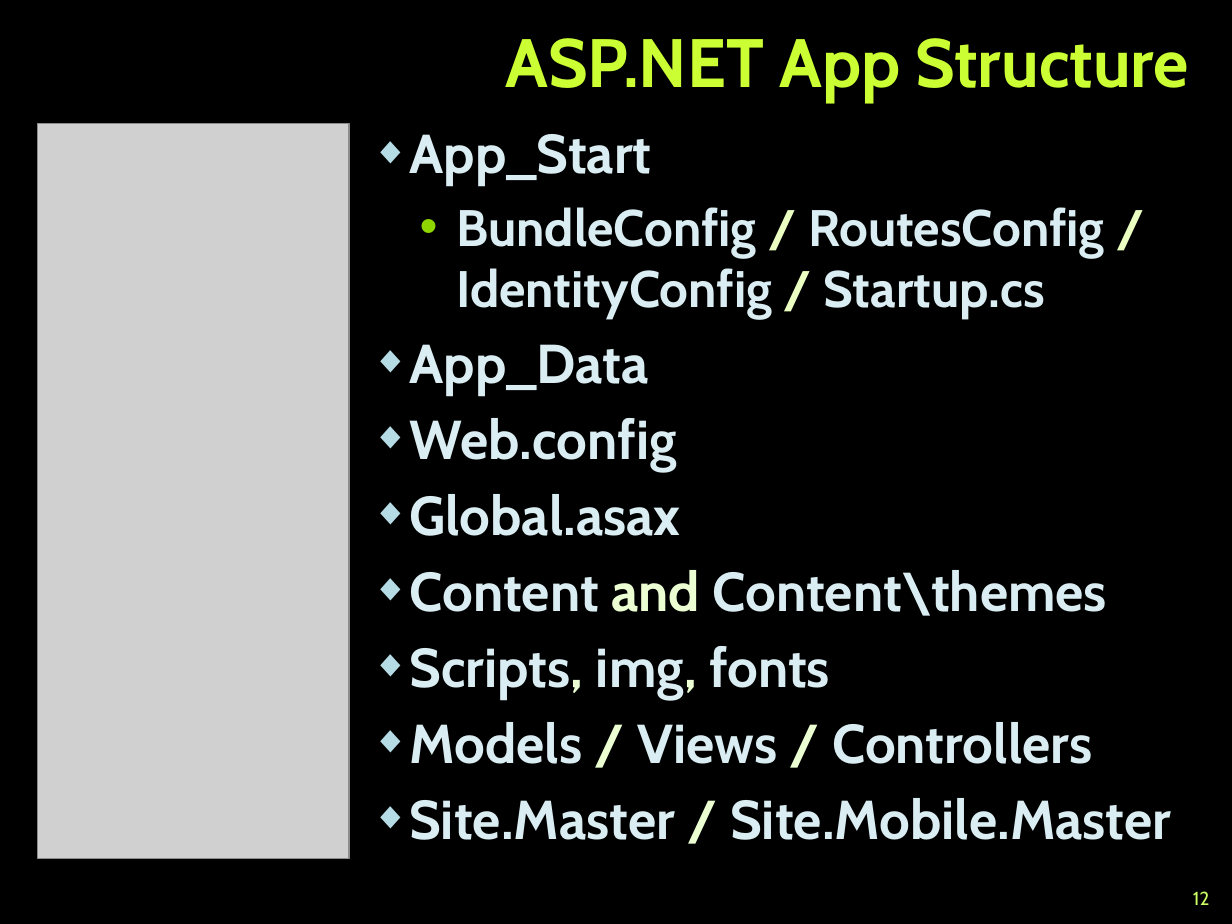
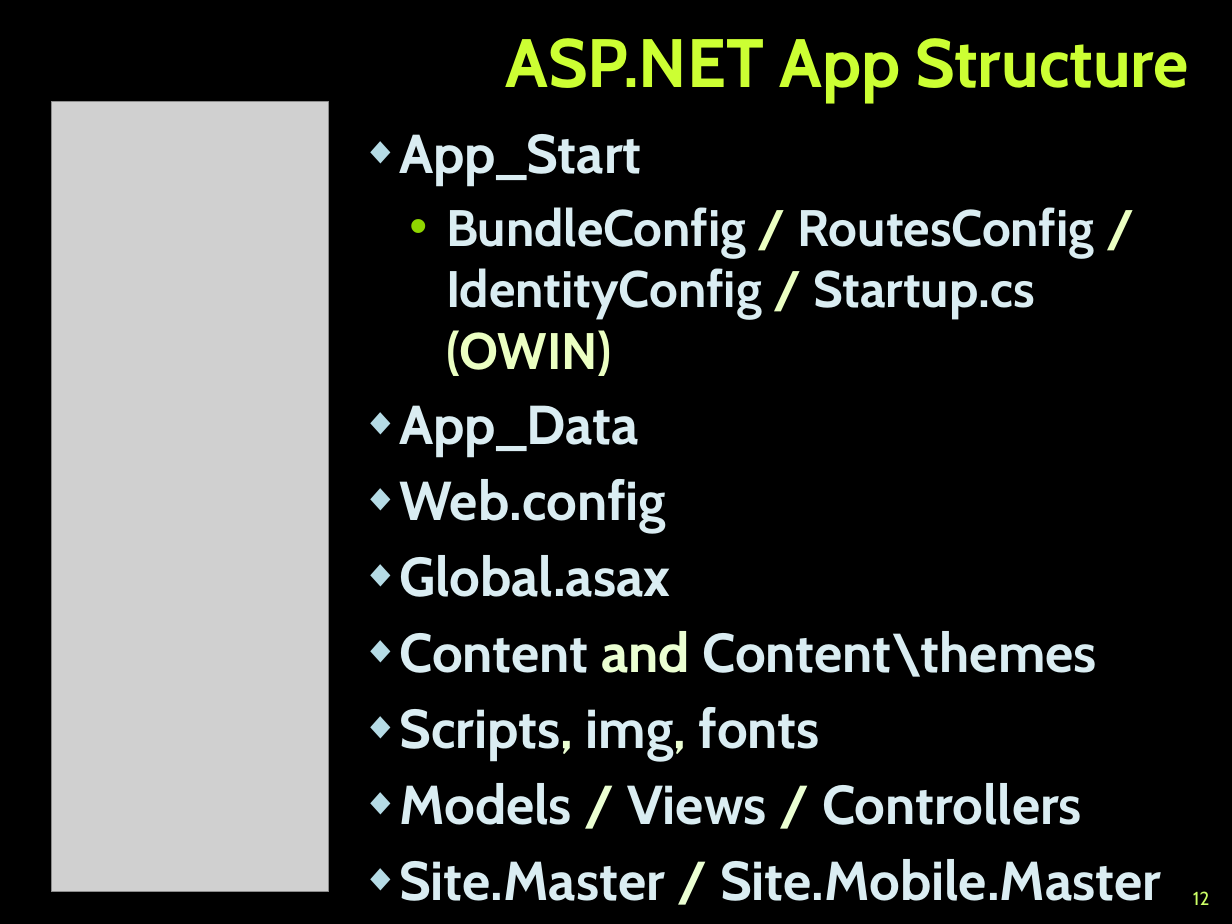
Before and after one commit to TelerikAcademy/ASP.NET-Web-Forms, a slide deck: slide 12 of 01. Introduction-to-ASP.NET/Introduction-to-ASP.NET.pptx. Drawn at 1232x924 pixels with LibreOffice and Linux fonts; fonts in the diff are those of the drawing; grey boxes stand for pictures; background and template pictures are left out. Boxes give left, top, right and bottom in pixels: in the first picture for what was removed or moved away, otherwise in the second. Text is boxed around its words. In the diff, an @@ line names an element or a change of style, - is before the commit and + after.

```diff
--- a/01. Introduction-to-ASP.NET/Introduction-to-ASP.NET.pptx
+++ b/01. Introduction-to-ASP.NET/Introduction-to-ASP.NET.pptx
@@ picture: place and size @@
-picture at [38, 123, 350, 859]
+picture at [52, 101, 329, 892]
@@ text "App_Start": place and size @@
-text "App_Start" at [410, 134, 1172, 840]
+text "App_Start" at [399, 134, 1161, 901]
@@ text at [446, 207, 1095, 376]: text changed @@
-  • BundleConfig / RoutesConfig / IdentityConfig / Startup.cs
+  • BundleConfig / RoutesConfig / IdentityConfig / Startup.cs (OWIN)
```
Also in this commit, not shown: 22 other slides changed, 4 slides added, 2 slides removed, 1 other file.
